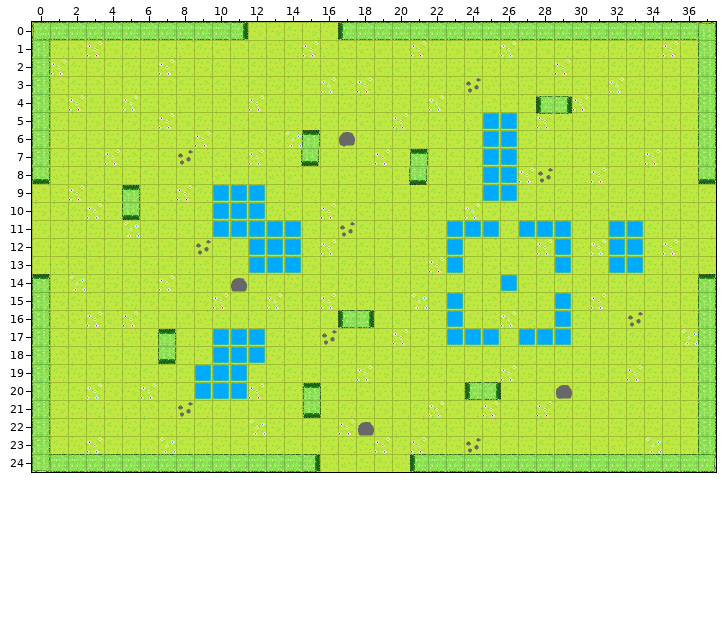
Level history. Tiled map (JSON): Assets/Sprites/Levels/level_01.json. Above is the file before it was changed.
Cells are 32x32 px. Shown: x 0..37, y 0..24.
After the commit:
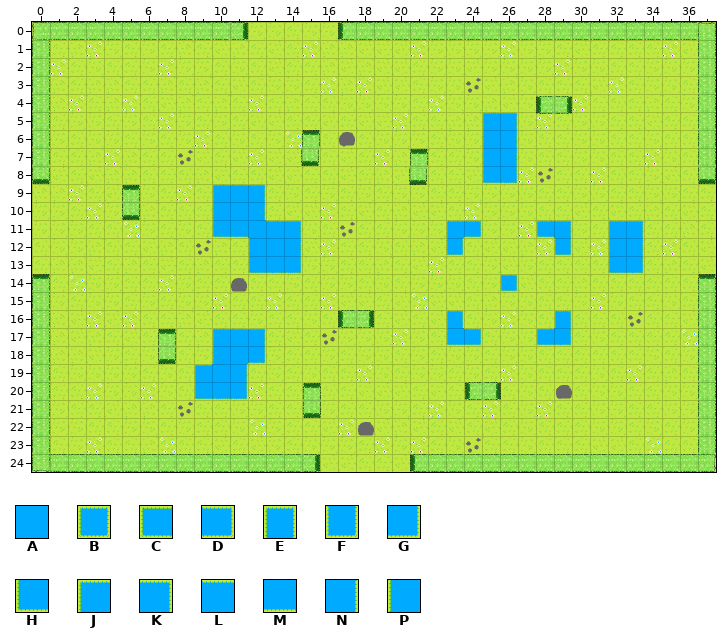
Key: from "tiles": A 51, B 52, C 53, D 54, E 55, F 56, G 57, H 58, J 59, K 60, L 63, M 64, N 65, P 66.
_ is an empty cell.
Diff:
Layer "water":
y 5: x 25..26 BB -> JK
y 6..7: x 25..26 BB -> PN
y 8: x 25..26 BB -> HG
y 9: x 10..12 BBB -> JLK; x 25..26 BB -> __
y 10: x 10..12 BBB -> PAN
y 11: x 10..14 BBBBB -> HMALK; x 23..25 BBB -> JD_; x 27..29 BBB -> _CK; x 32..33 BB -> JK
y 12: x 12..14 BBB -> PAN; x 23 B -> F; x 29 B -> F; x 32..33 BB -> PN
y 13: x 12..14 BBB -> HMG; x 23 B -> _; x 29 B -> _; x 32..33 BB -> HG
y 15: x 23 B -> _; x 29 B -> _
y 16: x 23 B -> E; x 29 B -> E
y 17: x 10..12 BBB -> JLK; x 23..25 BBB -> HD_; x 27..29 BBB -> _CG
y 18: x 10..12 BBB -> PAG
y 19: x 9..11 BBB -> JAN
y 20: x 9..11 BBB -> HMG
